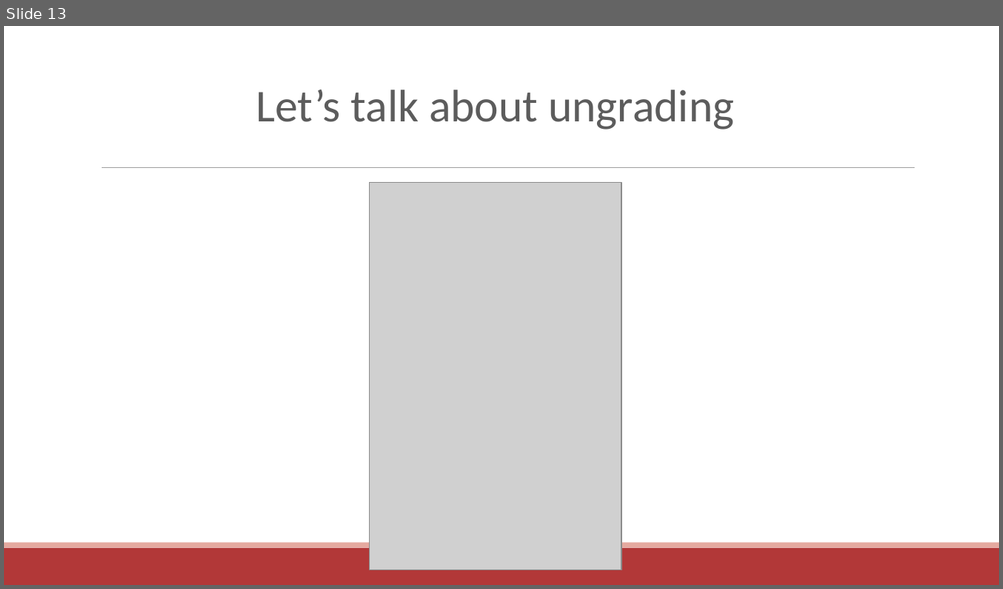
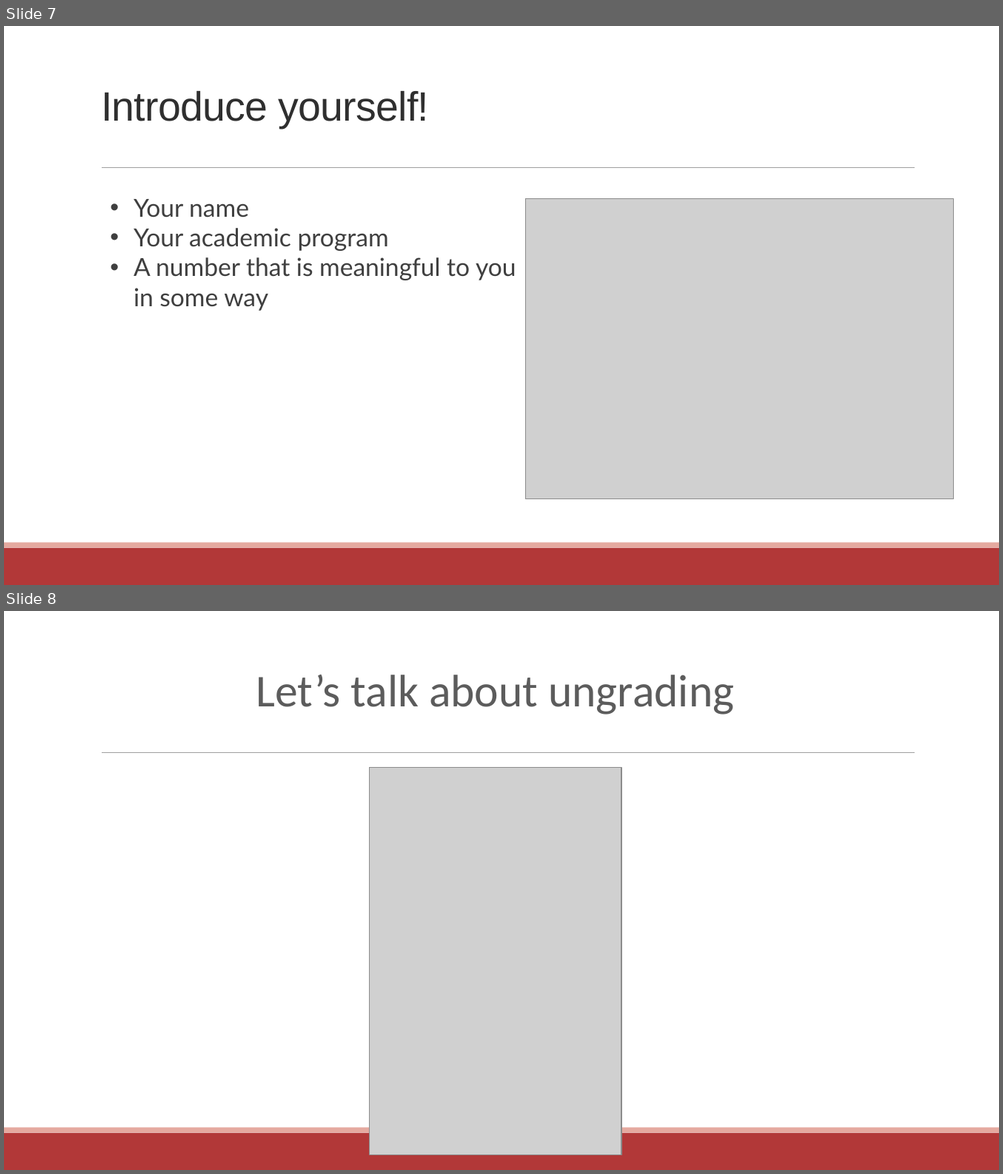
Before and after one commit to communitymaplab/geog4300_datascience, a slide deck: in_class_slides/geog4300_L01-Introductions.pptx. Shown one above the other, each under a label of ours: slide 13 before the commit, slides 7 and 8 after it. The pictures are 1003x589 and 1003x1174 pixels, drawn with LibreOffice and Linux fonts; fonts in the diff are those of the drawing; grey boxes stand for pictures. Boxes give left, top, right and bottom in pixels: in the first picture for what was removed or moved away, otherwise in the second. Text is boxed around its words. In the diff, an @@ line names an element or a change of style, - is before the commit and + after.

```diff
--- a/in_class_slides/geog4300_L01-Introductions.pptx
+++ b/in_class_slides/geog4300_L01-Introductions.pptx
@@ slide 7 added at <box>4,26,999,585</box>, background #FFFFFF; not listed: 3 template elements that a slide beside it also shows @@
@@ title added at <box>101,91,429,128</box>, 39.6 pt, text #2F2F2F @@
+Introduce yourself!
@@ text added at <box>134,199,516,311</box>, 24 pt, text #3F3F3F @@
+• Your name
+• Your academic program
+• A number that is meaningful to you in some way
@@ picture added at <box>526,199,954,500</box> @@
@@ what was slide 13 is now slide 8 @@
```
Also in this commit, not shown: 1 slide changed, 6 other slides added, 1 slide removed.
